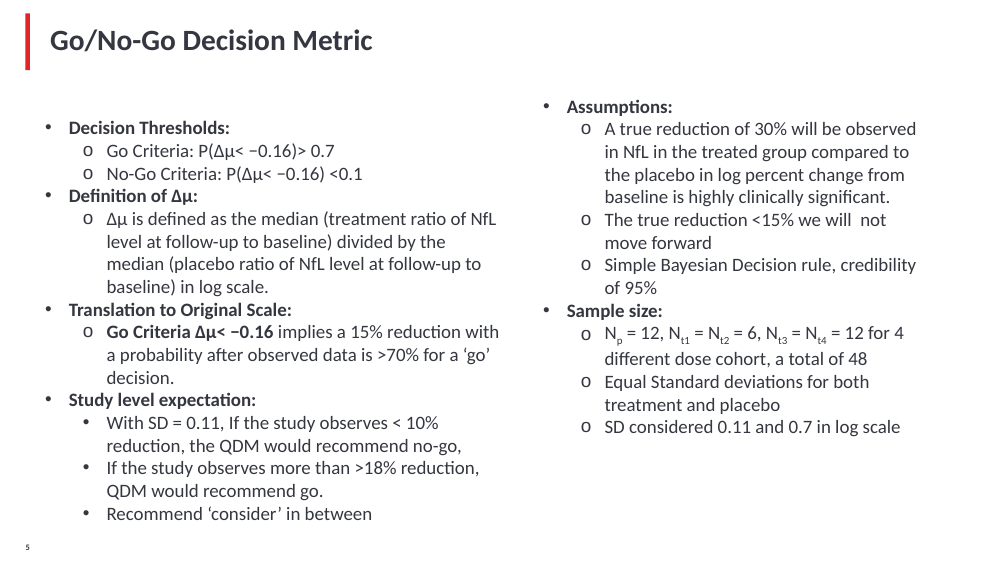
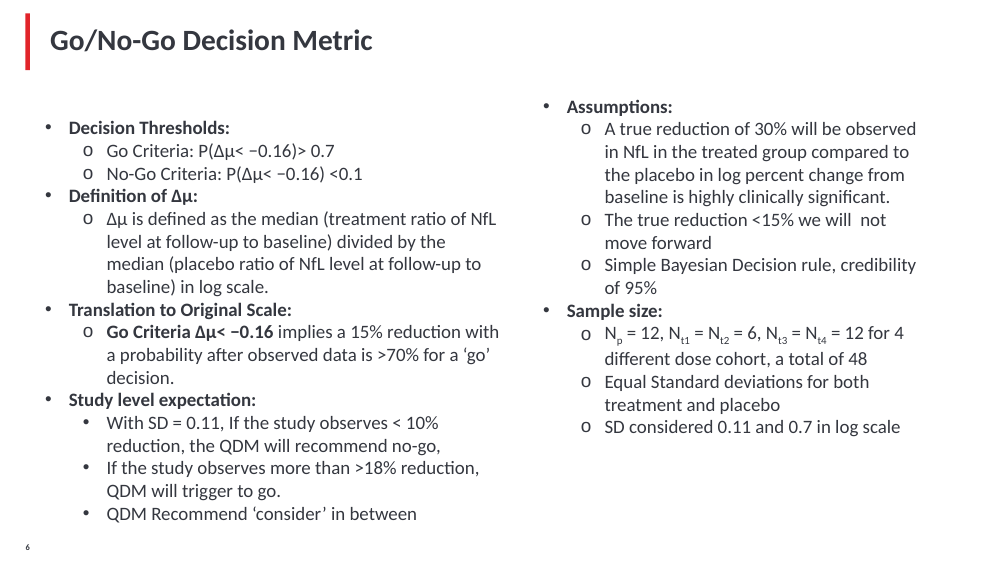
Before and after one commit to YushufSharker/ALS, a slide deck: slide 7 of OutputDocuments/ALS_Slide_deck_STAT.pptx (slide 6 before the commit). Drawn at 1008x567 pixels with LibreOffice and Linux fonts; fonts in the diff are those of the drawing; background and template pictures are left out. Boxes give left, top, right and bottom in pixels: in the first picture for what was removed or moved away, otherwise in the second. Text is boxed around its words. In the diff, an @@ line names an element or a change of style, - is before the commit and + after.

```diff
--- a/OutputDocuments/ALS_Slide_deck_STAT.pptx
+++ b/OutputDocuments/ALS_Slide_deck_STAT.pptx
@@ text at (107,416,480,523): text changed @@
-  • With SD = 0.11, If the study observes < 10% reduction, the QDM would recommend no-go,
-  • If the study observes more than >18% reduction, QDM would recommend go.
-  • Recommend ‘consider’ in between
+  • With SD = 0.11, If the study observes < 10% reduction, the QDM will recommend no-go,
+  • If the study observes more than >18% reduction, QDM will trigger to go.
+  • QDM Recommend ‘consider’ in between
```
Also in this commit, not shown: 4 other slides changed, 2 slides added, 4 other files.
